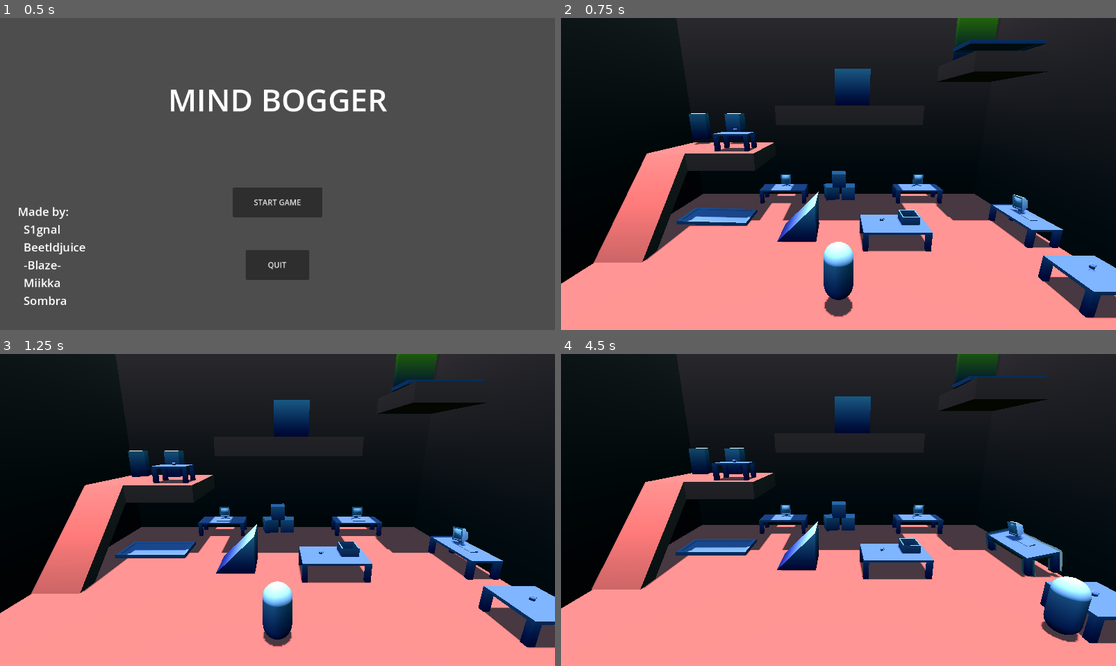
Above: before the commit, frames 1-4 (two rows, left to right).
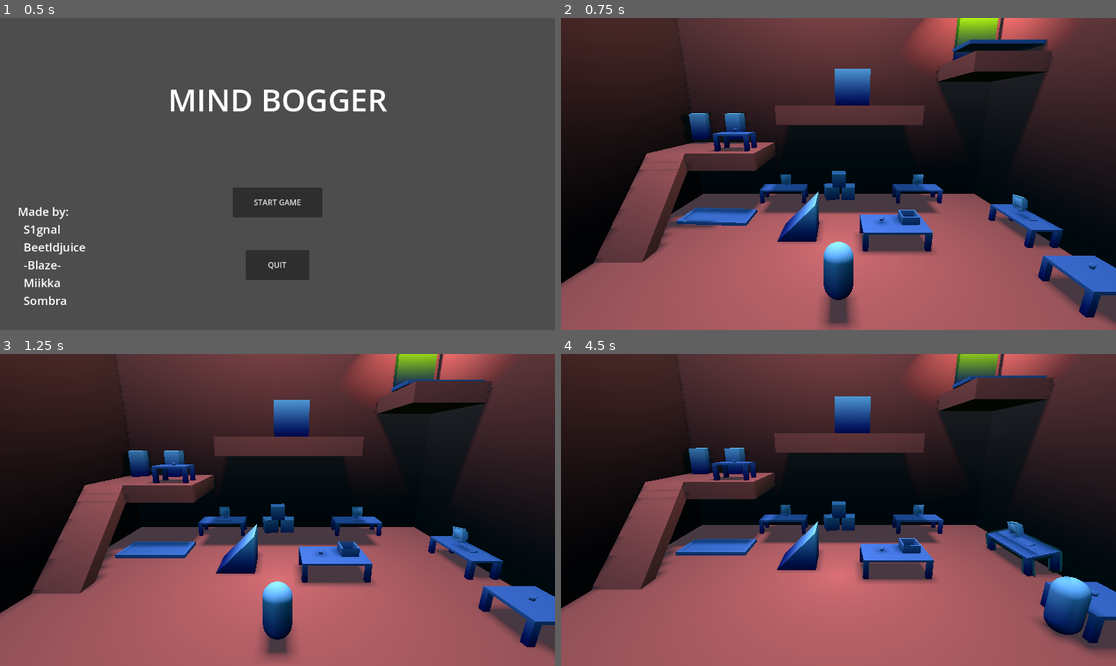
Above: after the commit, the same moments.

Repository: BernardoFPereira/crossing-latidudes_2025
Game: Godot game, scene res://MainMenu.tscn
Same seed, same stepped clock (60 frames per second), same inputs: the game is played once before the commit and once after it.
Inputs (mouse positions are in pixels of both pictures, inside the frame that each line leads up to):
- Up to frame 1 (0.5 s): no input
- Up to frame 2 (0.75 s): click "START GAME" at 0.5 s
- Up to frame 3 (1.25 s): no input
- Up to frame 4 (4.5 s): move the mouse to (960, 494) at 1.27 s; hold D (move_right) 1.28-2.03 s; tap one key every 0.75 s from 1.35 s: Space (lift_object) Shift (lower_object) S (move_close) W (move_far); move the mouse to (727, 525) at 2.02 s; hold A (move_left) 2.03-2.78 s; move the mouse to (894, 441) at 2.77 s; hold D (move_right) 2.78-4.28 s; move the mouse to (810, 572) at 3.52 s; move the mouse to (1005, 556) at 4.27 s; press the mouse at (1005, 556) at 4.28 s; hold A (move_left) from 4.28 s (still down)

Frame 1 is identical in both runs. In frame 2, 68% of the frame differs, in the area x 0-100%, y 0-100%; in frame 3, 68%; in frame 4, 68%.

Commit message:
Added lights to level + 'roof'

Diff:
--- a/level.tscn
+++ b/level.tscn
@@ -150,19 +150,25 @@
 size = Vector3(22, 1, 16.937)
 
 [node name="CSGBox3D5" type="CSGBox3D" parent="Blocks"]
-transform = Transform3D(1, 0, 0, 0, 1, 0, 0, 0, 1, 11.0652, 10.0101, 0.238042)
-material_override = ExtResource("2_ait7k")
-use_collision = true
-size = Vector3(0.381836, 21, 16.9276)
+transform = Transform3D(1, 0, 0, 0, 1, 0, 0, 0, 1, 11.0652, 10.1819, 0.238042)
+material_override = ExtResource("2_ait7k")
+use_collision = true
+size = Vector3(0.381836, 21.3436, 16.9276)
 
 [node name="CSGBox3D6" type="CSGBox3D" parent="Blocks"]
-transform = Transform3D(1, 0, 0, 0, 1, 0, 0, 0, 1, -11.02, 10.0833, 0.719632)
-material_override = ExtResource("2_ait7k")
-use_collision = true
-size = Vector3(0.381836, 21, 17.0927)
+transform = Transform3D(1, 0, 0, 0, 1, 0, 0, 0, 1, -11.02, 10.2791, 0.719632)
+material_override = ExtResource("2_ait7k")
+use_collision = true
+size = Vector3(0.381836, 21.3916, 17.0927)
 
 [node name="CSGBox3D7" type="CSGBox3D" parent="Blocks"]
-transform = Transform3D(-4.37114e-08, 0, 1, 0, 1, 0, -1, 0, -4.37114e-08, -0.139911, 10.0443, -8.03398)
+transform = Transform3D(-4.37114e-08, 0, 1, 0, 1, 0, -1, 0, -4.37114e-08, -0.139911, 10.2445, -8.03398)
+material_override = ExtResource("2_ait7k")
+use_collision = true
+size = Vector3(0.381836, 21.4004, 22.3281)
+
+[node name="CSGBox3D9" type="CSGBox3D" parent="Blocks"]
+transform = Transform3D(-4.37114e-08, 0, 1, 1, -4.37114e-08, 4.37114e-08, 4.37114e-08, 1, 1.91069e-15, -0.139911, 20.9015, 0.96602)
 material_override = ExtResource("2_ait7k")
 use_collision = true
 size = Vector3(0.381836, 21, 22.3281)
@@ -646,6 +652,24 @@
 stream = ExtResource("20_42xju")
 volume_db = -25.0
 autoplay = true
+
+[node name="SpotLight3D" type="SpotLight3D" parent="."]
+transform = Transform3D(1, 0, 0, 0, -4.37114e-08, 1, 0, -1, -4.37114e-08, 0, 20.8301, 0)
+light_color = Color(0.877178, 0.915796, 0.977938, 1)
+light_size = 1.155
+shadow_enabled = true
+spot_range = 31.748
+spot_attenuation = 0.05
+spot_angle = 72.45
+spot_angle_attenuation = 6.72717
+
+[node name="SpotLight3D2" type="SpotLight3D" parent="."]
+transform = Transform3D(1, 0, 0, 0, -4.37114e-08, 1, 0, -1, -4.37114e-08, 9.20978, 16.9976, -6.55614)
+shadow_enabled = true
+spot_range = 9.003
+spot_attenuation = 0.05
+spot_angle = 40.3
+spot_angle_attenuation = 0.63728
 
 [connection signal="mouse_entered" from="Posessables/Plank" to="Posessables/Plank" method="_on_mouse_entered"]
 [connection signal="mouse_exited" from="Posessables/Plank" to="Posessables/Plank" method="_on_mouse_exited"]
Not shown, changed: export_presets.cfg
